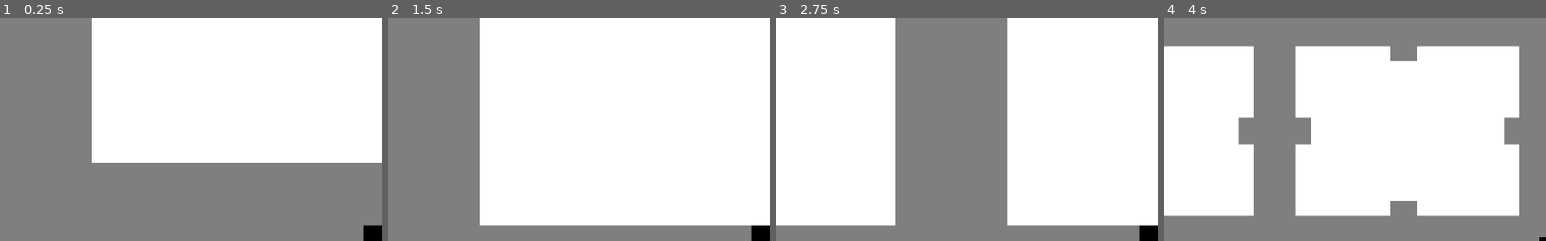
Above: before the commit, frames 1-4 (left to right).
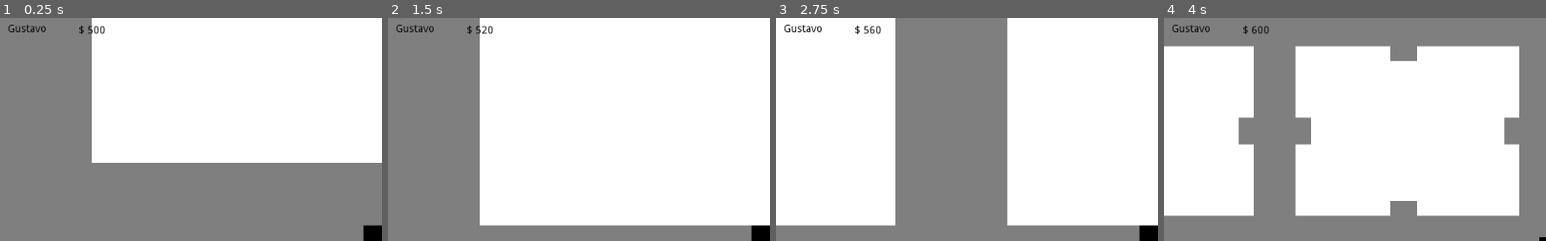
Above: after the commit, the same moments.

Repository: LucasMattera/Proyecto-Boss-VJ
Game: Godot game, scene res://Main.tscn
The game is run twice, just before and just after one commit, with the same random seed, the same clock (stepped at 60 frames per second) and the same inputs.
Inputs:
- Up to frame 1 (0.25 s): no input
- Up to frame 2 (1.5 s): tap Enter at 0.5 s; hold W (move_up) from 0.53 s (still down); tap Y (work_hard) at 0.6 s; tap Space (run) at 1.25, 1.35 s
- Up to frame 3 (2.75 s): tap Y (work_hard) at 1.55, 2.1 s; tap Enter at 2 s; release W (move_up) at 2.03 s; hold A (move_left) from 2.03 s (still down)
- Up to frame 4 (4 s): tap + (zoom-in) at 2.85 s; tap Y (work_hard) at 3.05, 3.8 s; release A (move_left) at 3.53 s; hold S (move_down) from 3.53 s (still down); hold - (zoom-out) from 3.53 s (still down)
The pictures show only the part of the screen within x 0-50%, y 0-50%; the shares and areas given below are measured in that part.

The runs differ from the first frame. In frame 1, 0.3% of the frame differs, in the area x 2-28%, y 2-8%; in frame 2, 0.3%; in frame 3, 0.4%; in frame 4, 0.3%.

Commit message:
agregando nombre y dinero que tiene el pj en la pantalla

Diff:
--- a/BOSS/Entities/Player.gd
+++ b/BOSS/Entities/Player.gd
@@ -6,6 +6,7 @@
 export (int) var zoomInLimit = 9
 export (int) var zoomOutLimit = 1
 export (int) var money = 500
+export (String) var player_name = "player 1"
 var shops = []
 
 
@@ -34,6 +35,7 @@
 	if (Input.is_action_just_pressed("work_hard")):
 		print("se trabaja")
 		self.money += 20
+		actualizeMoney(self.money)
 		print("ganaste 20 pesos")
 
 func get_camera_position():
@@ -46,6 +48,7 @@
 	if(money >= 100):
 		self.shops.append(shop)
 		self.money -= 100
+		actualizeMoney(self.money)
 		print('compraste ')
 		print(shop)
 		print('tus locales son ')
@@ -77,5 +80,9 @@
 	print('Ganancia por locales :')
 	print(self.shops.size())
 	self.money += self.shops.size()
+	actualizeMoney(self.money)
 	print('dinero actual: ' )
 	print(self.money)
+
+func actualizeMoney(value):
+	get_parent().doActualize(value)
--- /dev/null
+++ b/BOSS/GUI.gd
@@ -0,0 +1,13 @@
+extends CanvasLayer
+onready var Canvas_name = $Name
+onready var Canvas_Money = $Money
+var player
+
+func initialize(player):
+	self.player = player
+	Canvas_name.set_text(player.player_name)
+	Canvas_Money.set_text("$ " + String(player.money))
+
+
+func actualizeMoney(value):
+	Canvas_Money.set_text("$ " + String(value))
--- a/BOSS/Main.gd
+++ b/BOSS/Main.gd
@@ -3,13 +3,17 @@
 
 onready var player = $Player
 onready var shop = $Shop
+onready var GUI = $GUI
 
 # Called when the node enters the scene tree for the first time.
 func _ready():
 	player.initialize()
 	shop.initialize(player)
+	GUI.initialize(player)
 
 
+func doActualize(value):
+	GUI.actualizeMoney(value)
 
 # Called every frame. 'delta' is the elapsed time since the previous frame.
 #func _process(delta):
--- a/BOSS/Main.tscn
+++ b/BOSS/Main.tscn
@@ -6,6 +6,7 @@
 [ext_resource path="res://assets/textures/background.png" type="Texture" id=4]
 [ext_resource path="res://assets/textures/gray_square.png" type="Texture" id=5]
 [ext_resource path="res://Entities/shop/Shop.tscn" type="PackedScene" id=6]
+[ext_resource path="res://GUI.gd" type="Script" id=7]
 [ext_resource path="res://Main.gd" type="Script" id=8]
 
 [sub_resource type="ConvexPolygonShape2D" id=1]
@@ -121,15 +122,49 @@
 [node name="Main" type="Node"]
 script = ExtResource( 8 )
 
+[node name="GUI" type="CanvasLayer" parent="."]
+script = ExtResource( 7 )
+
+[node name="Name" type="Label" parent="GUI"]
+anchor_top = 0.014
+anchor_right = 0.078
+anchor_bottom = 0.066
+margin_left = 0.943878
+margin_top = 0.0948648
+margin_right = 0.0718765
+margin_bottom = -0.105133
+custom_colors/font_color = Color( 0.0235294, 0.0235294, 0.0235294, 1 )
+text = "player name"
+align = 1
+__meta__ = {
+"_edit_use_anchors_": false
+}
+
+[node name="Money" type="Label" parent="GUI"]
+anchor_left = 0.09
+anchor_top = 0.017
+anchor_right = 0.158
+anchor_bottom = 0.06
+margin_left = -0.160004
+margin_top = -0.289326
+margin_right = 0.207993
+margin_bottom = -0.089325
+custom_colors/font_color = Color( 0, 0, 0, 1 )
+text = "$ Money"
+align = 1
+__meta__ = {
+"_edit_use_anchors_": false
+}
+
 [node name="Background" parent="." instance=ExtResource( 1 )]
 anchor_left = -4.851
 anchor_top = -3.691
 anchor_right = 4.4
 anchor_bottom = 5.952
-margin_left = -3.97314
-margin_top = 2.04053
-margin_right = -3.99707
-margin_bottom = 2.24023
+margin_left = -76.7769
+margin_top = 112.985
+margin_right = -76.8008
+margin_bottom = 113.185
 texture = ExtResource( 5 )
 expand = true
 
@@ -143,6 +178,7 @@
 
 [node name="Player" parent="." instance=ExtResource( 2 )]
 position = Vector2( 1.49805, -2.92041 )
+player_name = "Gustavo"
 
 [node name="Shop" parent="." instance=ExtResource( 6 )]
 position = Vector2( -1777.4, 253.762 )
--- a/BOSS/project.godot
+++ b/BOSS/project.godot
@@ -48,11 +48,13 @@
 zoom-in={
 "deadzone": 0.5,
 "events": [ Object(InputEventKey,"resource_local_to_scene":false,"resource_name":"","device":0,"alt":false,"shift":false,"control":false,"meta":false,"command":false,"pressed":false,"scancode":43,"unicode":0,"echo":false,"script":null)
+, Object(InputEventKey,"resource_local_to_scene":false,"resource_name":"","device":0,"alt":false,"shift":false,"control":false,"meta":false,"command":false,"pressed":false,"scancode":16777349,"unicode":0,"echo":false,"script":null)
  ]
 }
 zoom-out={
 "deadzone": 0.5,
 "events": [ Object(InputEventKey,"resource_local_to_scene":false,"resource_name":"","device":0,"alt":false,"shift":false,"control":false,"meta":false,"command":false,"pressed":false,"scancode":45,"unicode":0,"echo":false,"script":null)
+, Object(InputEventKey,"resource_local_to_scene":false,"resource_name":"","device":0,"alt":false,"shift":false,"control":false,"meta":false,"command":false,"pressed":false,"scancode":16777347,"unicode":0,"echo":false,"script":null)
  ]
 }
 run={
Not shown: 1 places in BOSS/Main.tscn that only renumber resources
